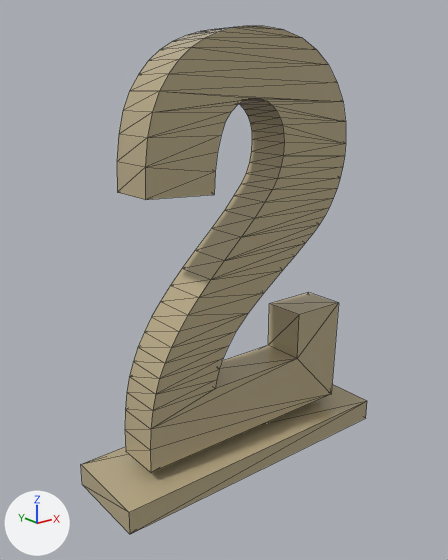
A saved change to the glTF model Models/Numbers/num_2.glb.
Before and after are seen from a camera (50 mm lens) standing at (-1.66, -1.97, 1.64) and looking at (-0.06, 0.02, 0.84). Arrows for +X, +Y and +Z are at lower left; the lights stay in place. Mesh edges are drawn as thin lines. Vertices at the same position are counted once.

Objects in the first picture: 'num_2'.
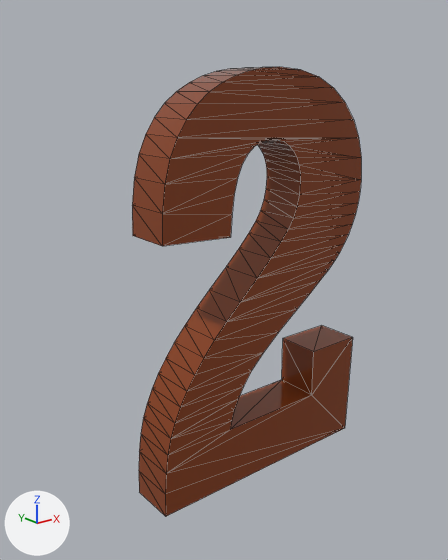
Diff of the bpy script that builds the scene:
```diff
--- a/Models/Numbers/num_2.glb.py
+++ b/Models/Numbers/num_2.glb.py
@@ mat_numbers_mat @@
 mat_numbers_mat = principled_material('numbers_mat')
-mat_numbers_mat.base_color = (0.49, 0.41, 0.25)  # beige #baac89
+mat_numbers_mat.base_color = (0.249, 0.0496, 0.00958)  # brown #893f19
 mat_numbers_mat.roughness = 0.0955
@@ me_000_010 @@
 me_000_010.from_pydata(...)  # 172 vertices, 336 faces; spans x -0.7..0.7, y -0.2..0.2, z 0.0..1.86
 # used by ob_num_2; location = (0.0, 0.0, 0.0)
+# me_000_010 part 1: the loose piece of 164 vertices spanning x -0.54..0.55, y -0.1..0.1, z 0.15..1.86 is moved by (0.0, -0.1, -0.15)
+# me_000_010 part 2: the loose piece of 8 vertices spanning x -0.7..0.7, y -0.2..0.2, z 0.0..0.1 is deleted
 me_000_010.materials.append(mat_numbers_mat)
```

Changed parts and their boxes (x1, y1, x2, y2) in the pictures (448 x 560 px; the box of a moved part takes in the faces that stretch with it):
'num_2', recoloured, reshaped (20% narrower, 12% shorter): before (81, 26, 367, 534); after (132, 67, 361, 516)
part 1 of me_000_010, moved or reshaped: before (117, 26, 346, 473); after (132, 67, 361, 516)
part 2 of me_000_010, deleted: before (81, 384, 367, 534)
